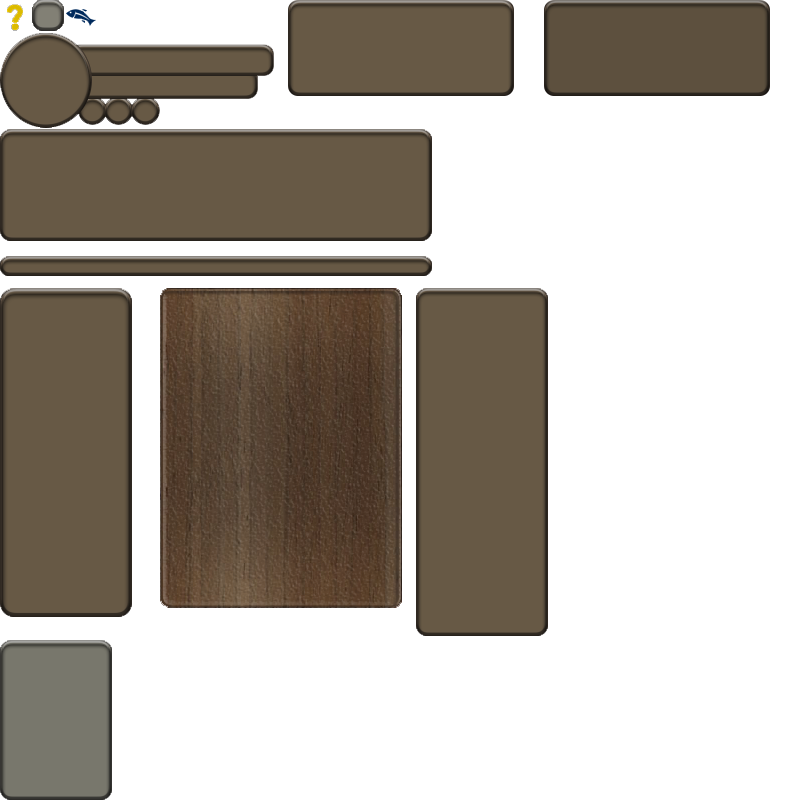
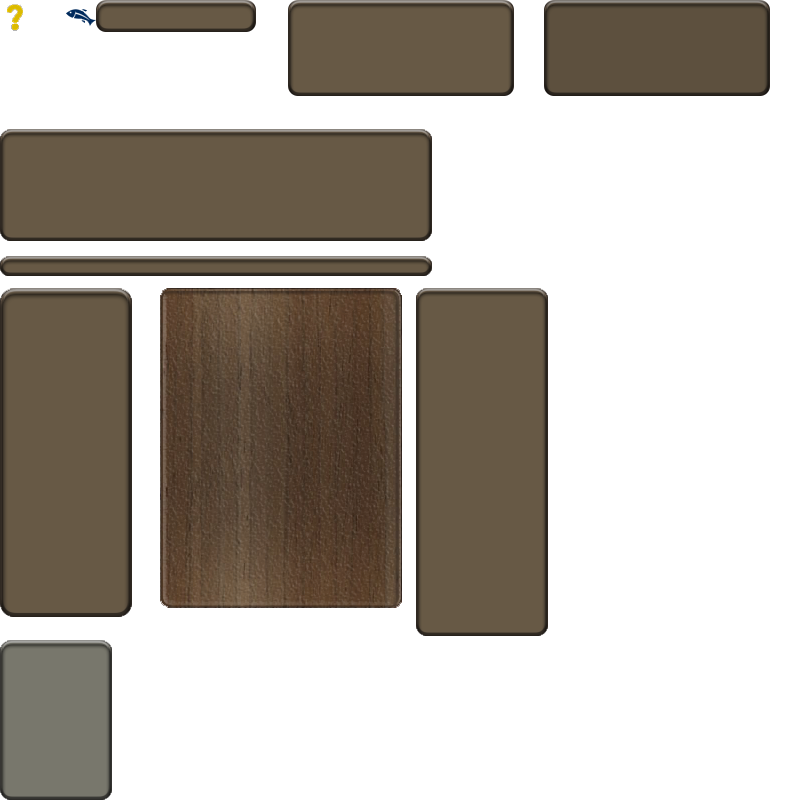
Layers edited between the first and the second 800x800 image:
painted on "Layer 1" over [0, 0, 274, 128]
